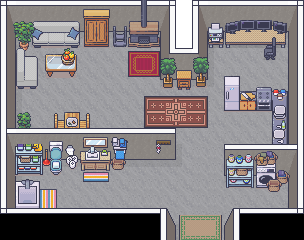
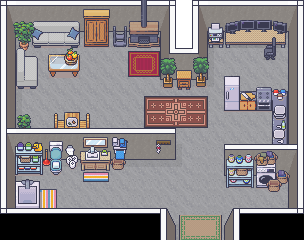
Comparing the layer stacks of the two 304 × 240 images. Changes:
added group "Foreground" with 16 layers above "prev_hero1.png" over box(17, 48, 112, 208)
added layer "Pasted Layer #5" in group "Foreground" over box(64, 48, 78, 60)
added layer "Pasted Layer #6" in group "Foreground" over box(48, 54, 80, 60)
added layer "Flower #1" in group "Foreground" over box(17, 114, 31, 128)
added layer "Bathself_fg" in group "Foreground" over box(18, 142, 42, 144)
moved "Foregrund" into group "Foreground" over box(18, 141, 112, 208)
added group "Background" with 35 layers over box(17, 48, 112, 208)
moved "Kitchen" into group "Background" over box(71, 76, 112, 144)
moved "Living Room" into group "Background" over box(45, 48, 80, 78)
painted on "Fuits" over box(61, 48, 77, 66)
painted on "Couch Table" over box(45, 54, 80, 78)
renamed "Pasted Layer #12" to "carpet", moved it into group "Hallway", painted on it over box(17, 112, 31, 128)
moved "Bath shelf" into group "Background", painted on it over box(18, 142, 42, 144)
renamed "Bathtub" to "Bathtub_bg", moved it into group "Background", painted on it over box(40, 192, 42, 208)
renamed "Pasted Layer #2" to "Bath rugs", moved it into group "Background" over box(40, 192, 42, 208)
moved "Background copy" into group "Background" over box(17, 48, 112, 208)
